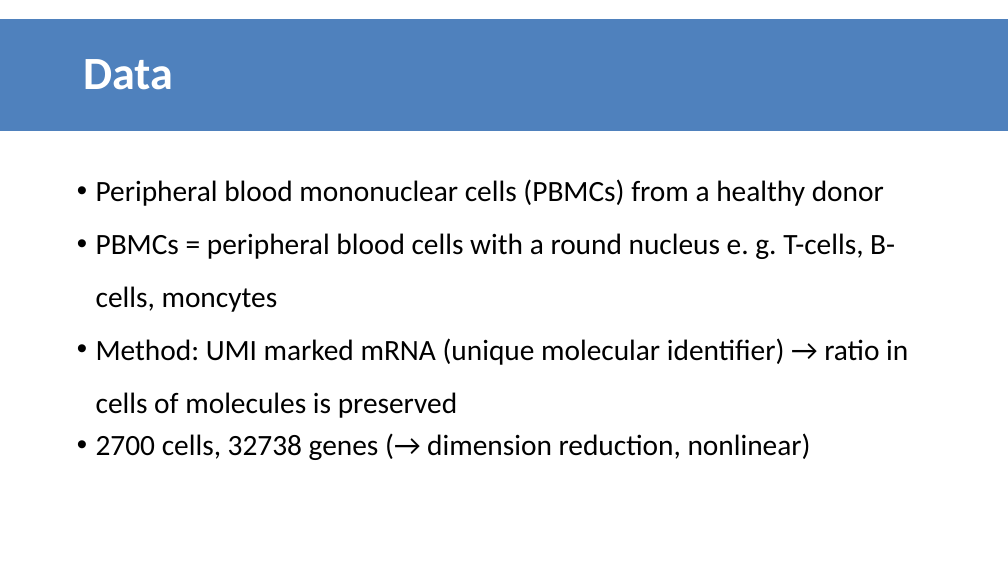
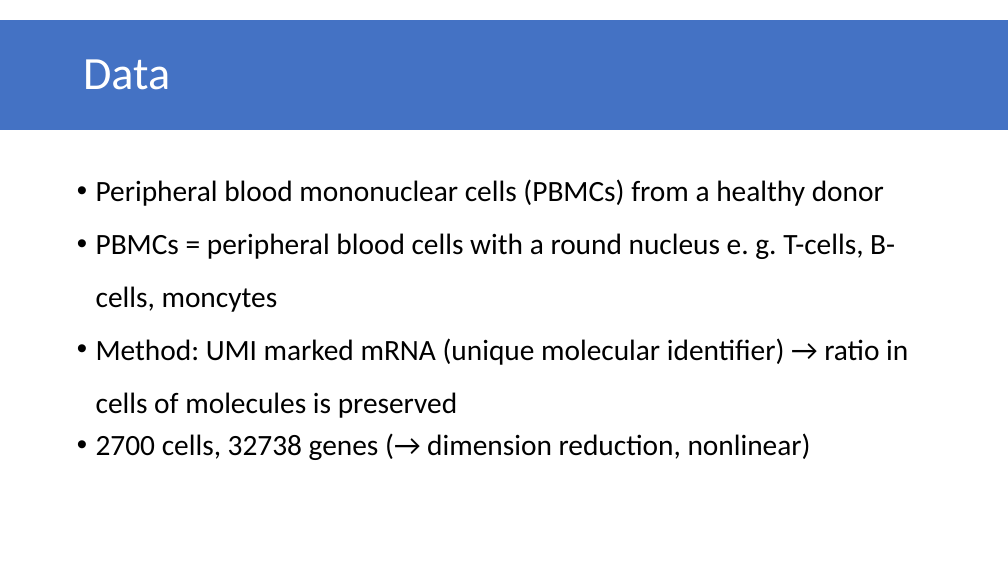
Before and after one commit to datascience-mobi/group-01-project-4-1, a slide deck: slide 2 of K-means clustering.pptx. Drawn at 1008x567 pixels with LibreOffice and Linux fonts; fonts in the diff are those of the drawing. Boxes give left, top, right and bottom in pixels: in the first picture for what was removed or moved away, otherwise in the second. Text is boxed around its words. In the diff, an @@ line names an element or a change of style, - is before the commit and + after.

```diff
--- a/K-means clustering.pptx
+++ b/K-means clustering.pptx
@@ rectangle "Data" at [0, 20, 1008, 130]: bold off; fill #4F81BD to #4472C4; outline #4F81BD 2 pt to #4472C4 1 pt @@
```
Also in this commit, not shown: 6 other slides changed.
